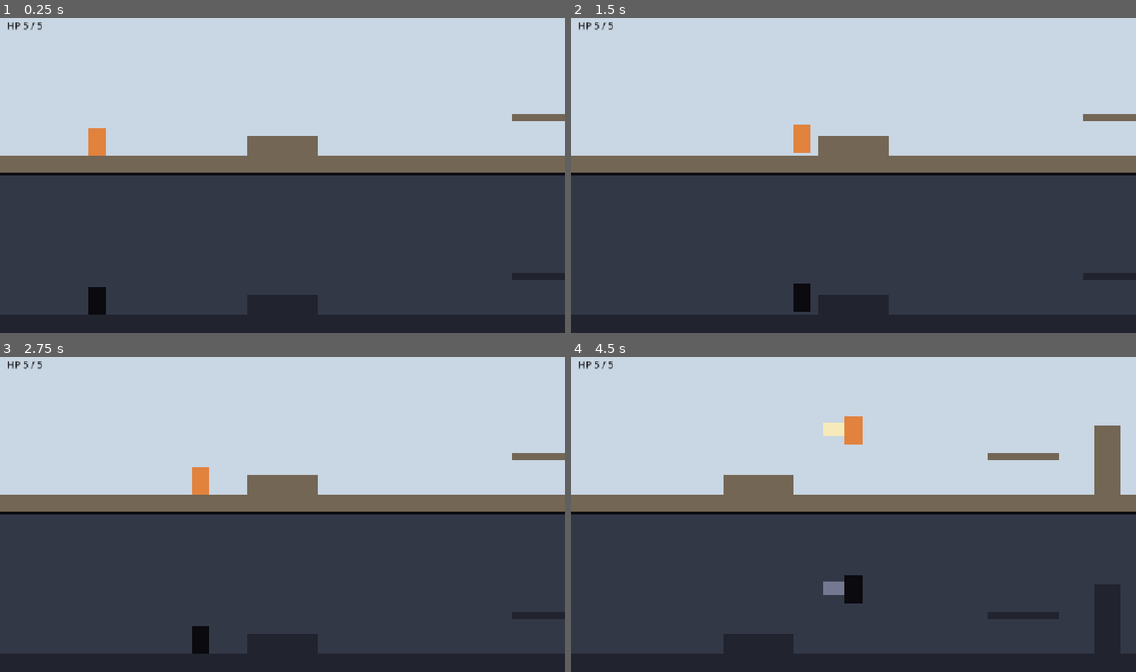
Above: before the commit, frames 1-4 (two rows, left to right).
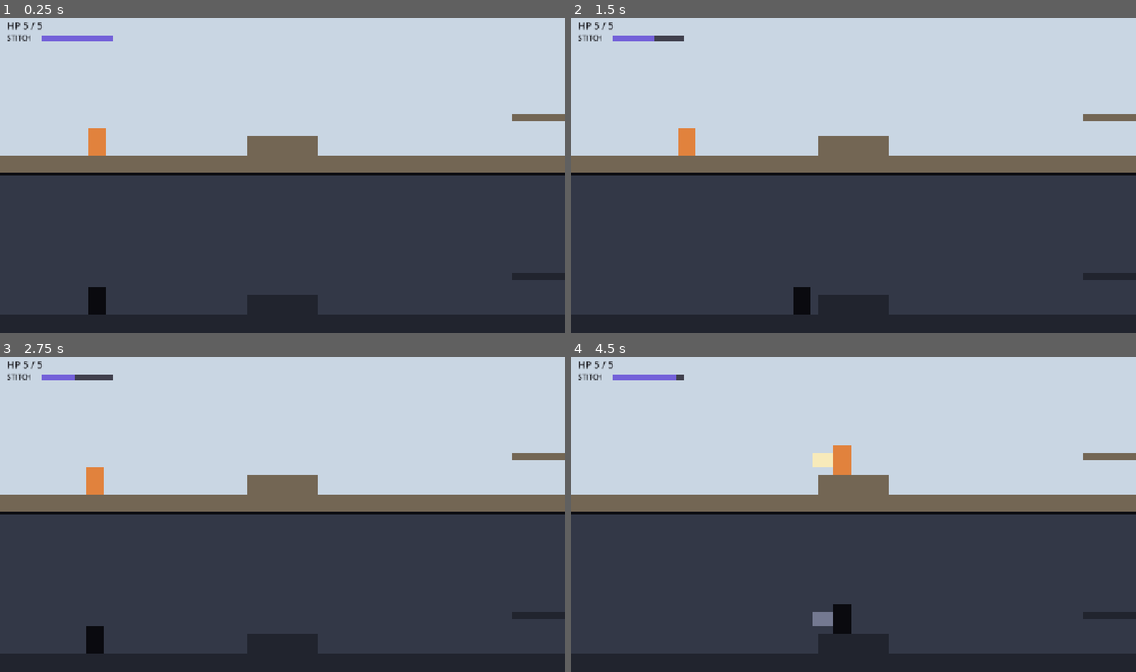
Above: after the commit, the same moments.

Repository: bannzai/kageboshi
Game: Godot game, scene res://scenes/main.tscn
Same seed, same stepped clock (60 frames per second), same inputs: the game is played once before the commit and once after it.
Inputs (mouse positions are in pixels of both pictures, inside the frame that each line leads up to):
- Up to frame 1 (0.25 s): no input
- Up to frame 2 (1.5 s): tap Enter at 0.5 s; move the mouse to (977, 159) at 0.52 s; hold L (pin_hero, bound only after the commit) 0.53-1.28 s; hold Right (move_right) from 0.53 s (still down); tap J (attack) at 0.6 s; click (977, 159) at 0.67 s; tap Space (jump) at 0.77, 1.07 s; move the mouse to (740, 191) at 1.27 s; tap L (pin_hero, bound only after the commit) at 1.35 s; click (740, 191) at 1.42 s
- Up to frame 3 (2.75 s): tap Space (jump) at 1.52, 1.82 s; tap K (pin_shadow, bound only after the commit) at 1.55 s; move the mouse to (339, 442) at 2.02 s; release Right (move_right) at 2.03 s; hold Left (move_left) from 2.03 s (still down); hold K (pin_shadow, bound only after the commit) from 2.03 s (still down); click (339, 442) at 2.17 s; tap I (pull_shadow, bound only after the commit) at 2.3 s
- Up to frame 4 (4.5 s): move the mouse to (825, 577) at 2.77 s; release Left (move_left) at 2.78 s; release K (pin_shadow, bound only after the commit) at 2.78 s; hold Right (move_right) 2.78-4.28 s; tap I (pull_shadow, bound only after the commit) at 2.85 s; click (825, 577) at 2.92 s; tap Space (jump) at 3.02, 3.05, 3.32, 3.6, 3.77, 4.07 s; move the mouse to (1023, 561) at 3.52 s; click (1023, 561) at 3.67 s; tap J (attack) at 3.8, 4.35 s; move the mouse to (684, 464) at 4.27 s; hold Left (move_left) from 4.28 s (still down); click (684, 464) at 4.42 s

The runs differ from the first frame. In frame 1, 0.3% of the frame differs, in the area x 1-20%, y 5-8%; in frame 2, 0.9%; in frame 3, 1.4%; in frame 4, 7.8%, in the area x 1-100%, y 5-95%.

Commit message:
影縫い (影・主人公の縫い止め) とゲージ、引き寄せを追加
- K / C を押している間は影を縫い止めて主人公だけが動き、L / V を押している間は主人公を止めて影だけが左右に動く
- 縫い止めている間は GameState のゲージを消費し、同期している間だけ回復する。ゲージ切れで縫い止めを解除する
- 縫い止めを解いても横のずれは残り、I / Z の引き寄せでずれを 0 に戻すと同期に戻る
- 影の位置は主人公から導いた位置と「ずれ」から計算し、影の攻撃・被弾の判定も影の位置で行う
- ゲージの表示と、縫い止めている側の足元に刺す針の見た目を追加

Diff:
--- a/project.godot
+++ b/project.godot
@@ -54,6 +54,24 @@
 , Object(InputEventKey,"resource_local_to_scene":false,"resource_name":"","device":-1,"window_id":0,"alt_pressed":false …(181 unchanged characters)…
 ]
 }
+pin_shadow={
+"deadzone": 0.5,
+"events": [Object(InputEventKey,"resource_local_to_scene":false,"resource_name":"","device":-1,"window_id":0,"alt_pressed":false,"shift_pressed":false,"ctrl_pressed":false,"meta_pressed":false,"pressed":false,"keycode":0,"physical_keycode":75,"key_label":0,"unicode":0,"location":0,"echo":false,"script":null)
+, Object(InputEventKey,"resource_local_to_scene":false,"resource_name":"","device":-1,"window_id":0,"alt_pressed":false,"shift_pressed":false,"ctrl_pressed":false,"meta_pressed":false,"pressed":false,"keycode":0,"physical_keycode":67,"key_label":0,"unicode":0,"location":0,"echo":false,"script":null)
+]
+}
+pin_hero={
+"deadzone": 0.5,
+"events": [Object(InputEventKey,"resource_local_to_scene":false,"resource_name":"","device":-1,"window_id":0,"alt_pressed":false,"shift_pressed":false,"ctrl_pressed":false,"meta_pressed":false,"pressed":false,"keycode":0,"physical_keycode":76,"key_label":0,"unicode":0,"location":0,"echo":false,"script":null)
+, Object(InputEventKey,"resource_local_to_scene":false,"resource_name":"","device":-1,"window_id":0,"alt_pressed":false,"shift_pressed":false,"ctrl_pressed":false,"meta_pressed":false,"pressed":false,"keycode":0,"physical_keycode":86,"key_label":0,"unicode":0,"location":0,"echo":false,"script":null)
+]
+}
+pull_shadow={
+"deadzone": 0.5,
+"events": [Object(InputEventKey,"resource_local_to_scene":false,"resource_name":"","device":-1,"window_id":0,"alt_pressed":false,"shift_pressed":false,"ctrl_pressed":false,"meta_pressed":false,"pressed":false,"keycode":0,"physical_keycode":73,"key_label":0,"unicode":0,"location":0,"echo":false,"script":null)
+, Object(InputEventKey,"resource_local_to_scene":false,"resource_name":"","device":-1,"window_id":0,"alt_pressed":false,"shift_pressed":false,"ctrl_pressed":false,"meta_pressed":false,"pressed":false,"keycode":0,"physical_keycode":90,"key_label":0,"unicode":0,"location":0,"echo":false,"script":null)
+]
+}
 
 [rendering]
 
--- a/scenes/main.tscn
+++ b/scenes/main.tscn
@@ -55,6 +55,15 @@
 mouse_filter = 2
 color = Color(1, 0.93, 0.7, 0.85)
 
+[node name="Needle" type="ColorRect" parent="Hero"]
+visible = false
+offset_left = 18.0
+offset_top = 40.0
+offset_right = 22.0
+offset_bottom = 76.0
+mouse_filter = 2
+color = Color(0.25, 0.25, 0.3, 1)
+
 [node name="Shadow" type="Node2D" parent="."]
 
 [node name="Body" type="ColorRect" parent="Shadow"]
@@ -71,6 +80,15 @@
 offset_bottom = 48.0
 mouse_filter = 2
 color = Color(0.5, 0.52, 0.62, 0.85)
+
+[node name="Needle" type="ColorRect" parent="Shadow"]
+visible = false
+offset_left = 18.0
+offset_top = 40.0
+offset_right = 22.0
+offset_bottom = 76.0
+mouse_filter = 2
+color = Color(0.9, 0.9, 1, 1)
 
 [node name="Camera" type="Camera2D" parent="."]
 anchor_mode = 0
@@ -101,6 +119,29 @@
 theme_override_font_sizes/font_size = 22
 text = "HP 5 / 5"
 
+[node name="GaugeLabel" type="Label" parent="Overlay"]
+offset_left = 16.0
+offset_top = 40.0
+offset_right = 96.0
+offset_bottom = 66.0
+theme_override_colors/font_color = Color(0.1, 0.1, 0.12, 1)
+theme_override_font_sizes/font_size = 16
+text = "STITCH"
+
+[node name="GaugeBar" type="ColorRect" parent="Overlay"]
+offset_left = 96.0
+offset_top = 46.0
+offset_right = 256.0
+offset_bottom = 60.0
+mouse_filter = 2
+color = Color(0.25, 0.25, 0.3, 1)
+
+[node name="Fill" type="ColorRect" parent="Overlay/GaugeBar"]
+offset_right = 160.0
+offset_bottom = 14.0
+mouse_filter = 2
+color = Color(0.45, 0.38, 0.85, 1)
+
 [node name="GameOver" type="ColorRect" parent="Overlay"]
 visible = false
 offset_right = 1280.0
--- a/scripts/game_state.gd
+++ b/scripts/game_state.gd
@@ -1,22 +1,31 @@
 extends Node
-## ゲーム進行の状態 (autoload の GameState)。主人公と影で共有する体力と、被弾直後の無敵時間を持つ。
-## 体力が 0 になった状態をゲームオーバーとする。
+## ゲーム進行の状態 (autoload の GameState)。主人公と影で共有する体力と、被弾直後の無敵時間、
+## 影縫いのゲージを持つ。体力が 0 になった状態をゲームオーバーとする。
 
 ## 体力の最大値。上下の画面の敵に 1 回ずつ触れても半分以上残り、立て直せる値にする
 const MAX_HP: int = 5
 ## 被弾してから次のダメージを受けない時間 (秒)。敵に触れ続けても毎フレーム減らないようにする
 const INVINCIBLE_TIME: float = 1.0
+## 影縫いのゲージの最大値
+const MAX_GAUGE: float = 1.0
+## 縫い止めている間に 1 秒で減るゲージ。満タンから 2 秒縫い止められる
+const GAUGE_DRAIN: float = 0.5
+## 同期している間に 1 秒で回復するゲージ。空から 4 秒で満タンに戻る
+const GAUGE_RECOVER: float = 0.25
 
 ## 残りの体力
 var hp: int = MAX_HP
 ## 無敵の残り時間 (秒)。0 より大きい間はダメージを受けない
 var invincible_left: float = 0.0
+## 影縫いのゲージの残り。0 の間は縫い止められない
+var gauge: float = MAX_GAUGE
 
 
 ## ステージの開始時の状態に戻す
 func reset() -> void:
 	hp = MAX_HP
 	invincible_left = 0.0
+	gauge = MAX_GAUGE
 
 
 ## 体力が 0 になっているか
@@ -41,3 +50,18 @@
 ## delta 秒だけ無敵時間を進める
 func tick(delta: float) -> void:
 	invincible_left = maxf(invincible_left - delta, 0.0)
+
+
+## ゲージが残っていて縫い止められるか
+func has_gauge() -> bool:
+	return gauge > 0.0
+
+
+## delta 秒縫い止めた分だけゲージを減らす
+func spend_gauge(delta: float) -> void:
+	gauge = maxf(gauge - GAUGE_DRAIN * delta, 0.0)
+
+
+## delta 秒同期した分だけゲージを回復する
+func recover_gauge(delta: float) -> void:
+	gauge = minf(gauge + GAUGE_RECOVER * delta, MAX_GAUGE)
--- a/scripts/main.gd
+++ b/scripts/main.gd
@@ -1,6 +1,7 @@
 extends Node2D
 ## 上下 2 画面の横スクロール。上の画面に主人公と地形、下の画面に影と同じ形の地形を置き、
 ## 1 台のカメラで上下を同じ横スクロール量で映す。影は主人公と同じ動き・同じ攻撃をする。
+## 影縫いで影か主人公を縫い止めると上下の位置がずれ、引き寄せで同期に戻る。
 ## 敵は上下どちらの画面にも出て、主人公・影のどちらが触れても共有の体力 (GameState) が減る。
 
 ## 地形と敵の出現位置の定義
@@ -11,6 +12,8 @@
 const Enemy := preload("res://scripts/enemy.gd")
 ## 攻撃の当たりと同期ボーナスの計算
 const Combat := preload("res://scripts/combat.gd")
+## 影縫いと引き寄せの計算
+const ShadowStitch := preload("res://scripts/shadow_stitch.gd")
 ## autoload の GameState のスクリプト。autoload 名の識別子で参照すると、--script で起動する
 ## scripts/dev/ の検証が autoload の登録前に main.gd をコンパイルして失敗するため、ノードとして取る
 const GameStateScript := preload("res://scripts/game_state.gd")
@@ -48,15 +51,27 @@
 var recent_hits: Array[Dictionary] = []
 ## 仕切り線の光を消していく途中の Tween。続けて同期ボーナスが出たら止めて光らせ直す
 var sync_flash_tween: Tween = null
+## 縫い止めているもの
+var pin: ShadowStitch.Pin = ShadowStitch.Pin.NONE
+## 影を縫い止めた位置 (下の画面の座標)。pin が SHADOW の間だけ使う
+var pinned_position: Vector2 = Vector2.ZERO
+## 同期中の影の位置 (shadow_position) からの影のずれ。ZERO なら同期している
+var shadow_offset: Vector2 = Vector2.ZERO
+## 引き寄せの途中か。ずれが 0 に戻ったら終わる
+var pulling: bool = false
 
 ## 主人公と影で共有する体力 (autoload の GameState)
 @onready var game_state: GameStateScript = get_node("/root/GameState")
 ## 上の画面の主人公
 @onready var hero: Hero = $Hero
-## 下の画面の影。位置は _sync_shadow() で主人公から導く
+## 下の画面の影。位置は _sync_shadow() で主人公とずれから導く
 @onready var shadow: Node2D = $Shadow
 ## 影の攻撃の見た目。主人公の攻撃の見た目から導く
 @onready var shadow_attack: ColorRect = $Shadow/Attack
+## 影を縫い止めている間に影の足元に刺す針の見た目
+@onready var shadow_needle: ColorRect = $Shadow/Needle
+## 主人公を縫い止めている間に主人公の足元に刺す針の見た目
+@onready var hero_needle: ColorRect = $Hero/Needle
 ## 上下の画面を同じスクロール量で映すカメラ
 @onready var camera: Camera2D = $Camera
 ## 上の画面の地形 (当たり判定と見た目) を入れる親
@@ -69,6 +84,10 @@
 @onready var sync_flash: ColorRect = $Overlay/SyncFlash
 ## 体力の表示
 @onready var hp_label: Label = $Overlay/HpLabel
+## 影縫いのゲージの枠
+@onready var gauge_bar: ColorRect = $Overlay/GaugeBar
+## 影縫いのゲージの残り
+@onready var gauge_fill: ColorRect = $Overlay/GaugeBar/Fill
 ## ゲームオーバーの表示
 @onready var game_over_panel: Control = $Overlay/GameOver
 
@@ -90,11 +109,15 @@
 	var playing: bool = not game_state.is_game_over()
 	if playing and Input.is_action_just_pressed("attack") and hero.start_attack():
 		swing_hits.clear()
-	hero.physics_step(
-		Input.get_axis("move_left", "move_right") if playing else 0.0,
-		playing and Input.is_action_just_pressed("jump"),
-		delta
-	)
+	var direction: float = Input.get_axis("move_left", "move_right") if playing else 0.0
+	_update_pin(playing, delta)
+	if pin == ShadowStitch.Pin.HERO:
+		if direction != 0.0:
+			hero.facing = signf(direction)
+		hero.physics_step(0.0, false, delta)
+	else:
+		hero.physics_step(direction, playing and Input.is_action_just_pressed("jump"), delta)
+	_move_shadow_offset(direction, delta)
 	_sync_shadow()
 	_follow_camera()
 	_spawn_due_enemies()
@@ -150,11 +173,55 @@
 	return rect
 
 
-## 同期中の影の位置と攻撃は主人公から導く (.claude/rules/shadow-position-derived-from-hero.md)
+## 引き寄せ・影縫いの入力とゲージから、このフレームの縫い止めを決める。縫い止めている間はゲージを減らす。
+## playing が false (ゲームオーバー) の間は入力を受け付けない
+func _update_pin(playing: bool, delta: float) -> void:
+	var desynced: bool = pin != ShadowStitch.Pin.NONE or shadow_offset != Vector2.ZERO
+	if playing and desynced and Input.is_action_just_pressed("pull_shadow"):
+		pulling = true
+	var next: ShadowStitch.Pin = ShadowStitch.next_pin(
+		pin,
+		playing and Input.is_action_just_pressed("pin_shadow"),
+		playing and Input.is_action_pressed("pin_shadow"),
+		playing and Input.is_action_just_pressed("pin_hero"),
+		playing and Input.is_action_pressed("pin_hero"),
+		pulling,
+		game_state.has_gauge()
+	)
+	if next != pin:
+		if pin == ShadowStitch.Pin.SHADOW:
+			shadow_offset = ShadowStitch.released_offset(shadow_offset)
+		if next == ShadowStitch.Pin.SHADOW:
+			pinned_position = shadow.position
+		pin = next
+	if pin != ShadowStitch.Pin.NONE:
+		game_state.spend_gauge(delta)
+
+
+## 主人公が動いた後の影のずれを、縫い止め・引き寄せに合わせて進める。同期している間はゲージを回復する
+func _move_shadow_offset(direction: float, delta: float) -> void:
+	var synced: Vector2 = shadow_position(hero.position)
+	match pin:
+		ShadowStitch.Pin.SHADOW:
+			shadow_offset = ShadowStitch.pinned_offset(pinned_position, synced)
+		ShadowStitch.Pin.HERO:
+			shadow_offset = ShadowStitch.running_offset(shadow_offset, direction, synced, delta)
+		_:
+			if pulling:
+				shadow_offset = ShadowStitch.pulled_offset(shadow_offset, delta)
+				pulling = shadow_offset != Vector2.ZERO
+			if shadow_offset == Vector2.ZERO:
+				game_state.recover_gauge(delta)
+
+
+## 影の位置は主人公の位置とずれから、攻撃は主人公の攻撃から導く
+## (.claude/rules/shadow-position-derived-from-hero.md)
 func _sync_shadow() -> void:
-	shadow.position = shadow_position(hero.position)
+	shadow.position = shadow_position(hero.position) + shadow_offset
 	shadow_attack.visible = hero.attack_visual.visible
 	shadow_attack.position = hero.attack_visual.position
+	shadow_needle.visible = pin == ShadowStitch.Pin.SHADOW
+	hero_needle.visible = pin == ShadowStitch.Pin.HERO
 
 
 func _follow_camera() -> void:
@@ -190,8 +257,9 @@
 func _resolve_attack_hits() -> void:
 	if not hero.is_attacking():
 		return
-	var top_area: Rect2 = Hero.attack_area(hero.position, hero.facing)
-	var areas: Array[Rect2] = [top_area, Rect2(shadow_position(top_area.position), top_area.size)]
+	var areas: Array[Rect2] = [
+		Hero.attack_area(hero.position, hero.facing), Hero.attack_area(shadow.position, hero.facing)
+	]
 	var hits: Array[Enemy] = []
 	for enemy: Enemy in _living_enemies():
 		if not swing_hits.has(enemy) and areas[enemy.lane].intersects(enemy.body_rect()):
@@ -226,9 +294,7 @@
 
 ## 上の画面の敵が主人公に、下の画面の敵が影に触れていたら体力を減らす
 func _resolve_contact_damage() -> void:
-	var bodies: Array[Rect2] = [
-		hero.body_rect(), Rect2(shadow_position(hero.position), Hero.SIZE)
-	]
+	var bodies: Array[Rect2] = [hero.body_rect(), Rect2(shadow.position, Hero.SIZE)]
 	for enemy: Enemy in _living_enemies():
 		if bodies[enemy.lane].intersects(enemy.body_rect()):
 			game_state.take_damage(CONTACT_DAMAGE)
@@ -257,16 +323,17 @@
 	sync_flash_tween.tween_property(sync_flash, "modulate:a", 0.0, SYNC_EFFECT_TIME)
 
 
-## 体力・ゲームオーバーの表示と、無敵の間の主人公・影の半透明を GameState に合わせる
+## 体力・影縫いのゲージ・ゲームオーバーの表示と、無敵の間の主人公・影の半透明を GameState に合わせる
 func _update_hud() -> void:
 	hp_label.text = "HP %d / %d" % [game_state.hp, game_state.MAX_HP]
+	gauge_fill.size.x = gauge_bar.size.x * game_state.gauge / game_state.MAX_GAUGE
 	game_over_panel.visible = game_state.is_game_over()
 	var alpha: float = INVINCIBLE_ALPHA if game_state.is_invincible() else 1.0
 	hero.modulate.a = alpha
 	shadow.modulate.a = alpha
 
 
-## 同期中の影の位置。主人公の位置から上の画面 1 つ分下
+## 同期中の影の位置。主人公の位置から上の画面 1 つ分下。ずれている間の影はここから shadow_offset だけ離れる
 static func shadow_position(hero_position: Vector2) -> Vector2:
 	return hero_position + Vector2(0.0, SCREEN_HEIGHT)
 
--- /dev/null
+++ b/scripts/shadow_stitch.gd
@@ -0,0 +1,77 @@
+extends RefCounted
+## 影縫い (影を縫い止めて本体だけを動かす・本体を止めて影だけを動かす) と引き寄せの計算。
+## 影のずれは、主人公から導いた同期中の影の位置 (main.gd の shadow_position) からの差 (ずれ) で表す。
+## 縫い止めを解いてもずれは残り、引き寄せでずれを 0 に戻すと同期に戻る
+## (.claude/rules/shadow-position-derived-from-hero.md)。
+
+## 縫い止めているもの
+enum Pin {
+	NONE,  ## 縫い止めていない。影は主人公から導いた位置からずれの分だけ離れて、主人公と同じ動きをする
+	SHADOW,  ## 影を縫い止めた位置に止め、主人公だけが動く
+	HERO,  ## 主人公を止め、影だけが左右に動く
+}
+
+## 主人公の体の大きさと移動の速さ
+const Hero := preload("res://scripts/hero.gd")
+## ステージの横幅
+const Stage := preload("res://scripts/stage.gd")
+
+## 影が主人公から横に離れられる距離。主人公が画面の中央にいても影が画面の外に出ない幅にする
+const MAX_OFFSET: float = 560.0
+## 引き寄せで影が主人公へ戻る速さ (px/秒)。主人公の移動の速さの 3 倍で、最大のずれから約 0.6 秒で戻る
+const PULL_SPEED: float = 960.0
+
+
+## このフレームの縫い止め。current は前のフレームの縫い止め、*_pressed はそのボタンを押した瞬間か、
+## *_held は押しているか。縫い止めはボタンを押した瞬間に始まり、押している間だけ続く。
+## 引き寄せの途中 (pulling) とゲージ切れ (has_gauge が false) の間は縫い止めない
+static func next_pin(
+	current: Pin,
+	shadow_pressed: bool,
+	shadow_held: bool,
+	hero_pressed: bool,
+	hero_held: bool,
+	pulling: bool,
+	has_gauge: bool
+) -> Pin:
+	if pulling or not has_gauge:
+		return Pin.NONE
+	if current == Pin.SHADOW and shadow_held:
+		return Pin.SHADOW
+	if current == Pin.HERO and hero_held:
+		return Pin.HERO
+	if shadow_pressed:
+		return Pin.SHADOW
+	if hero_pressed:
+		return Pin.HERO
+	return Pin.NONE
+
+
+## 同期中の影の位置が synced の時の、影が主人公から MAX_OFFSET より離れず、ステージの外に出ないずれ
+static func clamp_offset(offset: Vector2, synced: Vector2) -> Vector2:
+	var x: float = clampf(offset.x, -MAX_OFFSET, MAX_OFFSET)
+	x = clampf(x, -synced.x, Stage.WIDTH - Hero.SIZE.x - synced.x)
+	return Vector2(x, offset.y)
+
+
+## 影を pinned に縫い止めている間の、同期中の影の位置が synced の時のずれ
+static func pinned_offset(pinned: Vector2, synced: Vector2) -> Vector2:
+	return clamp_offset(pinned - synced, synced)
+
+
+## 主人公を止めて影だけを動かしている間の、direction (-1〜1) の左右入力で delta 秒後のずれ
+static func running_offset(
+	offset: Vector2, direction: float, synced: Vector2, delta: float
+) -> Vector2:
+	return clamp_offset(offset + Vector2(direction * Hero.MOVE_SPEED * delta, 0.0), synced)
+
+
+## 縫い止めを解いた後に残すずれ。横のずれだけを残し、縦は主人公の高さに合わせ直す
+## (縫い止めた影の高さのままだと、主人公が着地した時に影が地面に埋まる)
+static func released_offset(offset: Vector2) -> Vector2:
+	return Vector2(offset.x, 0.0)
+
+
+## 引き寄せで delta 秒後のずれ。0 にちょうど届いたら同期に戻る
+static func pulled_offset(offset: Vector2, delta: float) -> Vector2:
+	return offset.move_toward(Vector2.ZERO, PULL_SPEED * delta)
